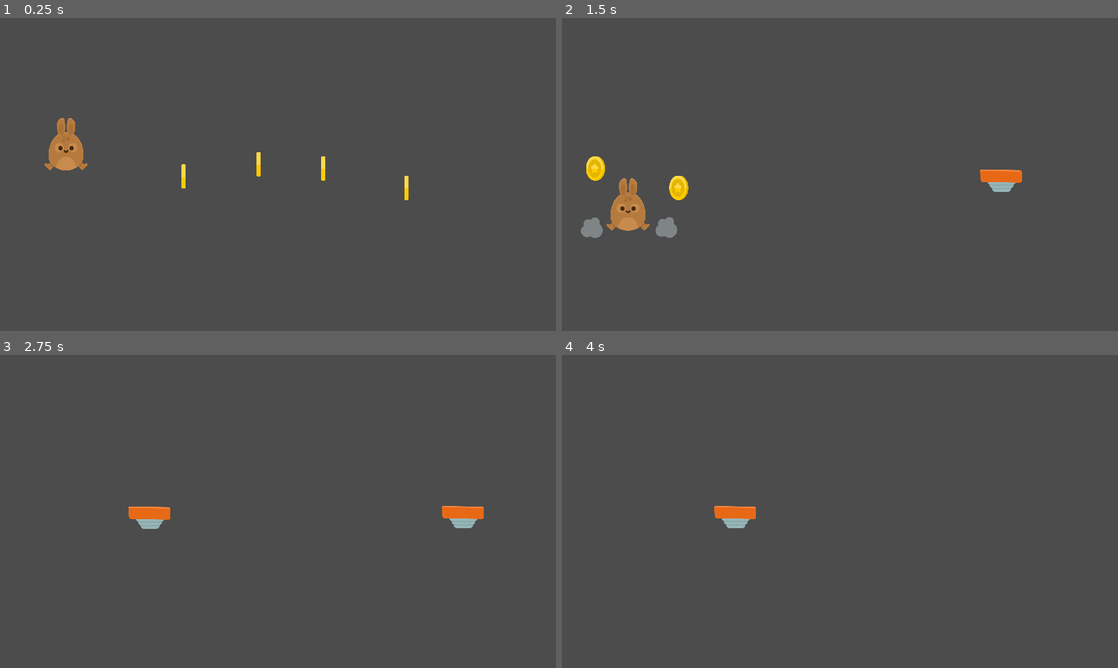
Above: before the commit, frames 1-4 (two rows, left to right).
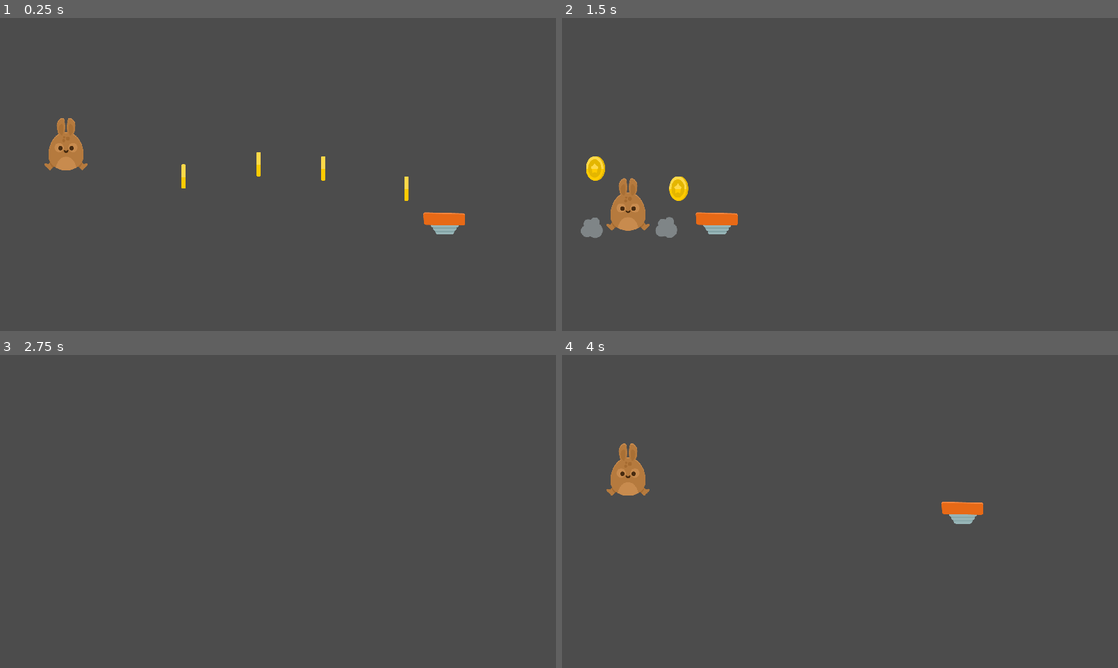
Above: after the commit, the same moments.

Repository: brunoyillli/Coelho-plataforma
Game: Godot game, scene res://scenes/test_area.tscn
Same seed, same stepped clock (60 frames per second), same inputs: the game is played once before the commit and once after it.
Inputs (mouse positions are in pixels of both pictures, inside the frame that each line leads up to):
- Up to frame 1 (0.25 s): no input
- Up to frame 2 (1.5 s): move the mouse to (962, 158) at 0.52 s; click (962, 158) at 0.67 s; move the mouse to (728, 190) at 1.27 s; click (728, 190) at 1.42 s
- Up to frame 3 (2.75 s): move the mouse to (333, 442) at 2.02 s; click (333, 442) at 2.17 s
- Up to frame 4 (4 s): move the mouse to (812, 574) at 2.77 s; click (812, 574) at 2.92 s; move the mouse to (1006, 558) at 3.52 s; click (1006, 558) at 3.67 s

The runs differ from the first frame. In frame 1, 0.4% of the frame differs, in the area x 72-84%, y 50-70%; in frame 2, 0.9%; in frame 3, 0.8%; in frame 4, 1.6%, in the area x 8-76%, y 28-56%.

Commit message:
organizacao basica

Diff:
--- a/scenes/test_area.tscn
+++ b/scenes/test_area.tscn
@@ -37,27 +37,30 @@
 
 [node name="shape2" type="CollisionShape2D" parent="floor"]
 light_mask = 0
-position = Vector2( 1649.72, -139.448 )
+position = Vector2( 2172.08, -201.265 )
 shape = SubResource( 3 )
 
 [node name="shape3" type="CollisionShape2D" parent="floor"]
 light_mask = 0
-position = Vector2( 2927.37, -123.756 )
+position = Vector2( 3321.99, -181.156 )
 shape = SubResource( 4 )
 
 [node name="shape4" type="CollisionShape2D" parent="floor"]
 light_mask = 0
-position = Vector2( 4156, 134.36 )
+position = Vector2( 4751.52, 103.268 )
 shape = SubResource( 5 )
 
 [node name="coil" parent="." instance=ExtResource( 2 )]
-position = Vector2( 3720.38, 542.033 )
+position = Vector2( 4504.84, 527.683 )
 
 [node name="coil2" parent="." instance=ExtResource( 2 )]
-position = Vector2( 2638.27, 544.293 )
+position = Vector2( 1656.17, 692.25 )
 
 [node name="coin" parent="." instance=ExtResource( 3 )]
-position = Vector2( 1525.87, 585.798 )
+position = Vector2( 1525.87, 588.19 )
+
+[node name="coin5" parent="." instance=ExtResource( 3 )]
+position = Vector2( 6247, 714.948 )
 
 [node name="coin4" parent="." instance=ExtResource( 3 )]
 position = Vector2( 755.959, 546.745 )
